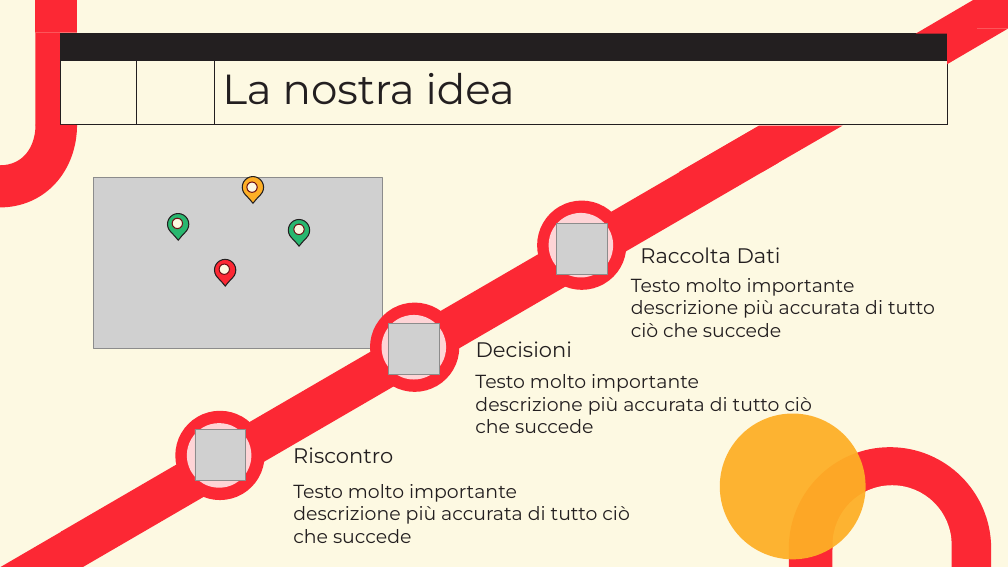
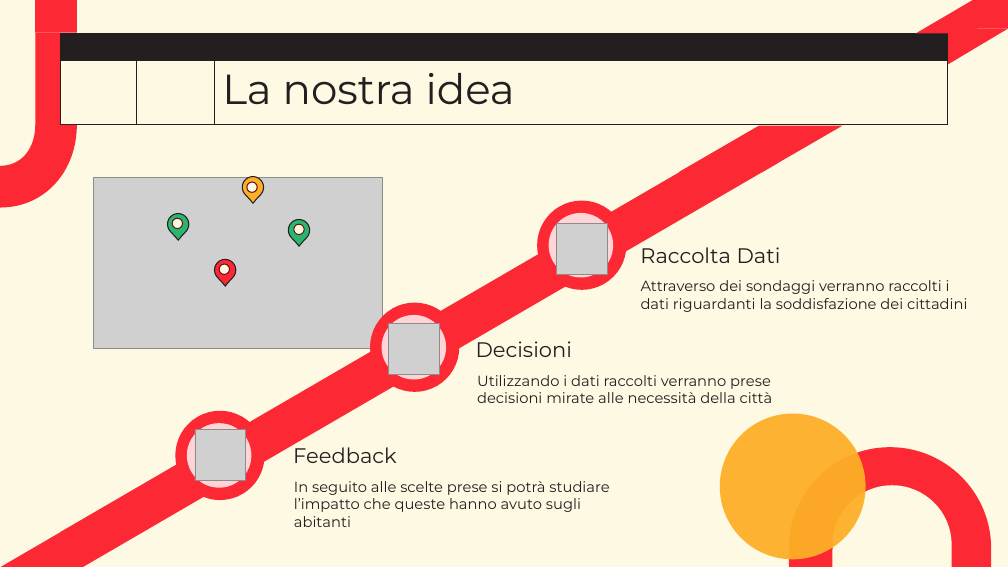
Before and after one commit to lucafano04/progettoIngenieriaSoftware, a slide deck: slide 3 of pitch.pptx. Drawn at 1008x567 pixels with LibreOffice and Linux fonts; fonts in the diff are those of the drawing; grey boxes stand for pictures; background and template pictures are left out. Boxes give left, top, right and bottom in pixels: in the first picture for what was removed or moved away, otherwise in the second. Text is boxed around its words. In the diff, an @@ line names an element or a change of style, - is before the commit and + after.

```diff
--- a/pitch.pptx
+++ b/pitch.pptx
@@ text at <box>641,280,967,312</box>: text changed; size 18 to 14 pt @@
-Testo molto importante
-descrizione più accurata di tutto
-ciò che succede
+Attraverso dei sondaggi verranno raccolti i dati riguardanti la soddisfazione dei cittadini
@@ text at <box>477,375,773,403</box>: text changed; size 18 to 14 pt @@
-Testo molto importante
-descrizione più accurata di tutto ciò
-che succede
+Utilizzando i dati raccolti verranno prese decisioni mirate alle necessità della città
@@ text at <box>293,442,396,463</box>: text changed @@
-Riscontro
+Feedback
@@ text at <box>294,481,609,527</box>: text changed; size 18 to 14 pt @@
-Testo molto importante
-descrizione più accurata di tutto ciò
-che succede
+In seguito alle scelte prese si potrà studiare l’impatto che queste hanno avuto sugli abitanti
```
Also in this commit, not shown: 1 other slide changed.
